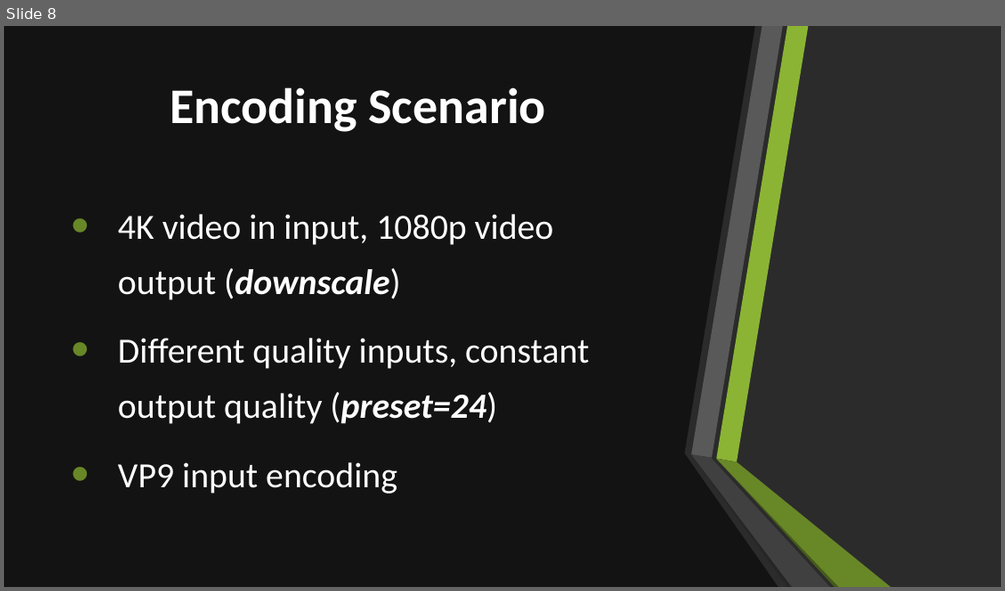
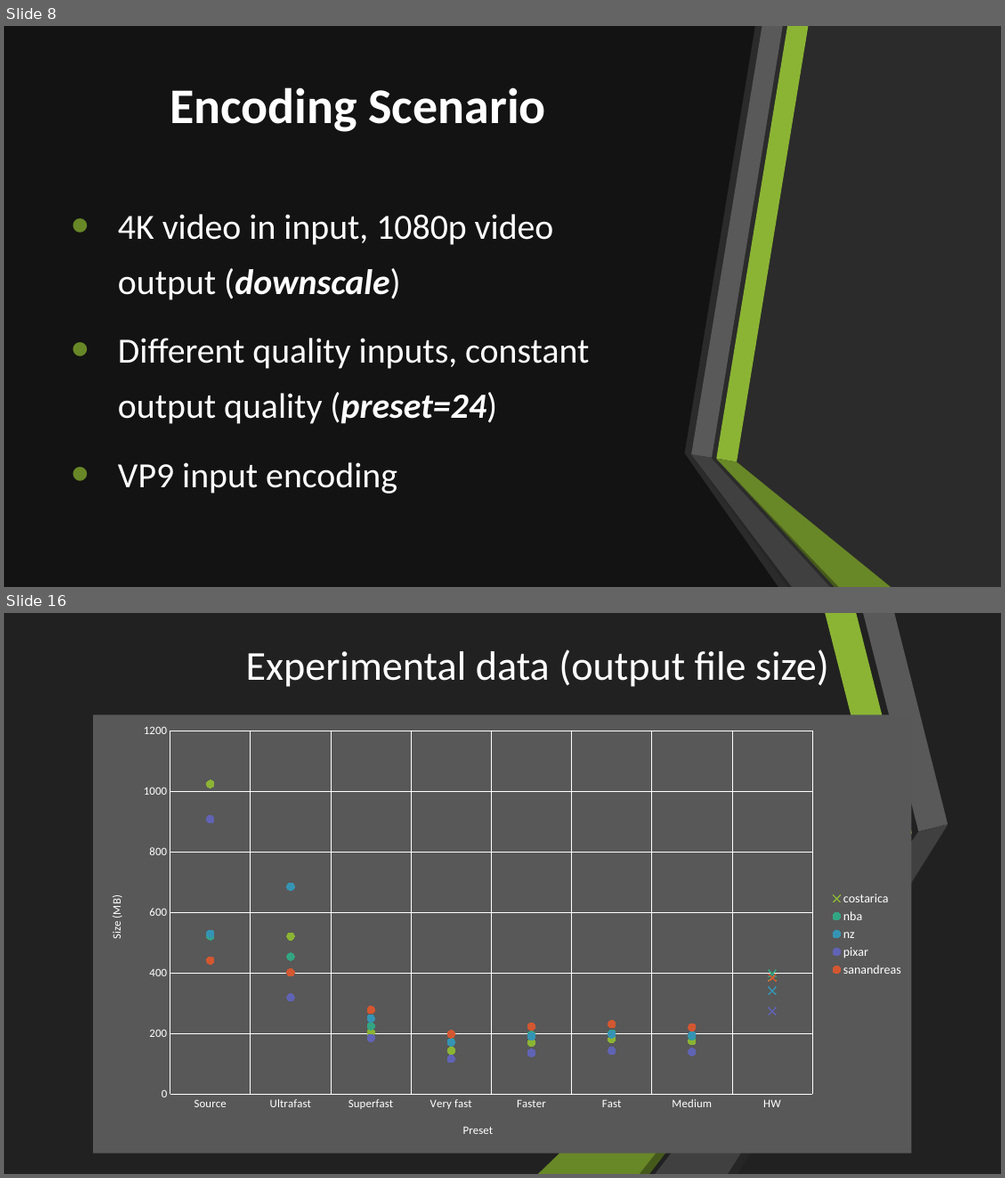
Before and after one commit to Rijndael99/encoding_bench, a slide deck: presentation.pptx. Shown one above the other, each under a label of ours: slide 8 before the commit, slides 8 and 16 after it; the slides between them are not shown. The pictures are 1005x591 and 1005x1178 pixels, drawn with LibreOffice and Linux fonts; fonts in the diff are those of the drawing; background and template pictures are left out; a plain dark background stands for a picture behind light text. Boxes give left, top, right and bottom in pixels: in the first picture for what was removed or moved away, otherwise in the second. Text is boxed around its words. In the diff, an @@ line names an element or a change of style, - is before the commit and + after.

```diff
--- a/presentation.pptx
+++ b/presentation.pptx
@@ slide 16 added at (4,613,1001,1174), background #212121; not listed: 3 template elements that a slide beside it also shows @@
@@ rectangle added at (4,613,1001,1174), fill #212121 @@
@@ freeform shape added at (16,613,107,1045), fill #FFFFFF @@
@@ title added at (246,649,829,687), 39.6 pt, text #FFFFFF @@
+Experimental data (output file size)
@@ line chart added at (93,714,912,1153) @@
+categories: Source, Ultrafast, Superfast, Very fast, Faster, Fast, Medium, HW
+costarica: 1020, 520, 200, 140, 170, 180, 180, 390
+nba: 520, 450, 220, 170, 200, 200, 190, 400
+nz: 530, 680, 250, 170, 190, 200, 200, 340
+pixar: 910, 320, 190, 120, 140, 140, 140, 270
+sanandreas: 440, 400, 280, 200, 220, 230, 220, 380
@@ group added at (538,613,948,1174): 6 freeform shapes @@
@@ freeform shape added at (16,1041,116,1174), fill #FFFFFF @@
@@ freeform shape added at (16,1041,154,1174), fill #FFFFFF @@
```
Also in this commit, not shown: 5 slides changed, 7 other slides added.
